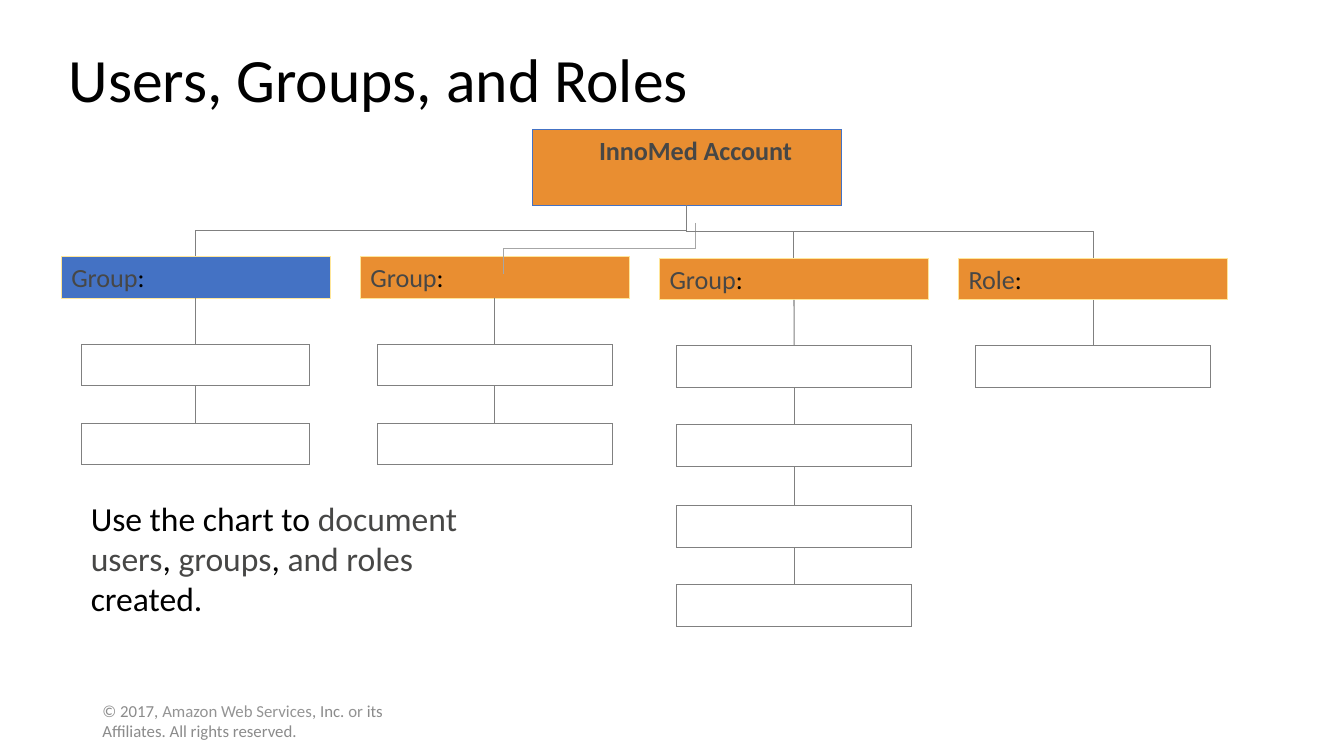
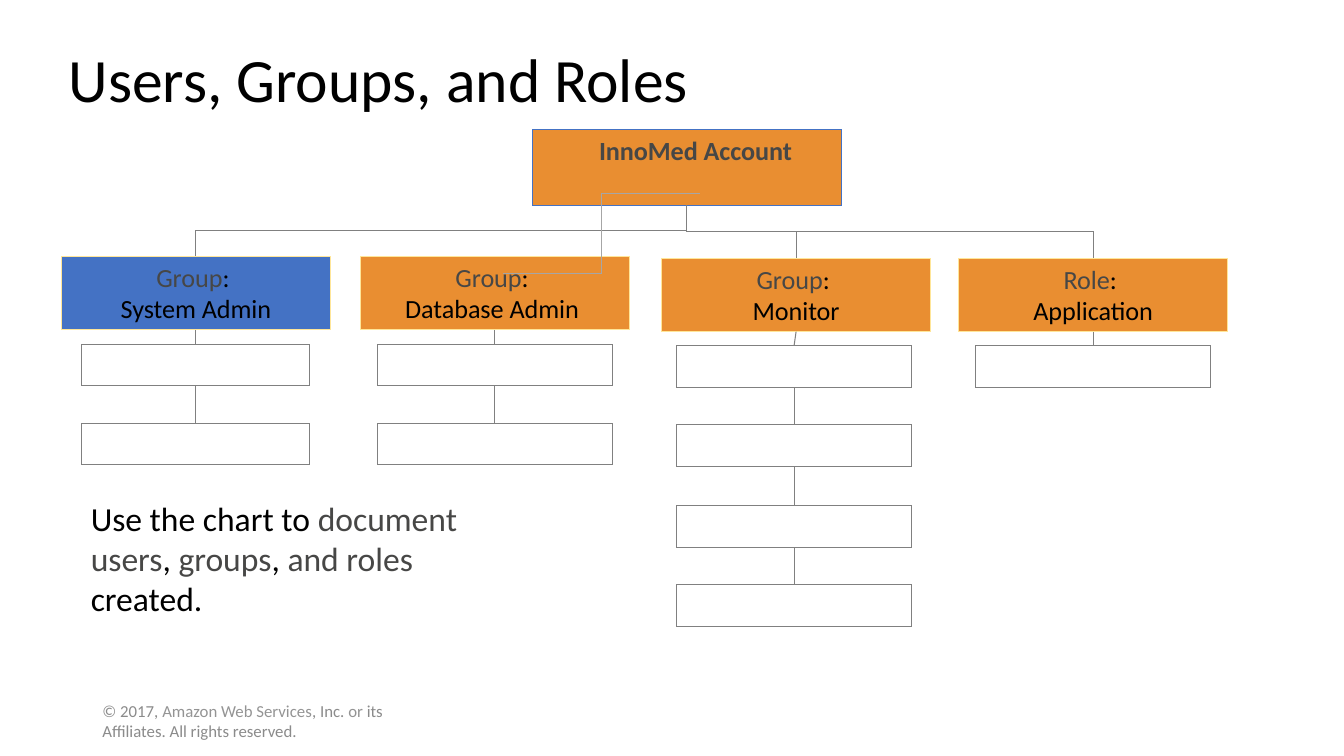
Before and after one commit to WilliamCareySemiColon/college_y3, a slide deck: slide 3 of Cloud_Computing/Labs/Assignment/part 1/solution temp.pptx. Drawn at 1344x756 pixels with LibreOffice and Linux fonts; fonts in the diff are those of the drawing. Boxes give left, top, right and bottom in pixels: in the first picture for what was removed or moved away, otherwise in the second. Text is boxed around its words. In the diff, an @@ line names an element or a change of style, - is before the commit and + after.

```diff
--- a/Cloud_Computing/Labs/Assignment/part 1/solution temp.pptx
+++ b/Cloud_Computing/Labs/Assignment/part 1/solution temp.pptx
@@ elbow line moved from (696, 223) - (503, 274) to (701, 194) - (503, 274) @@
@@ elbow line (687, 206) - (797, 258): route changed @@
@@ rectangle "Group:": place and size @@
-rectangle "Group:" at [62, 256, 331, 298]
+rectangle "Group:" at [62, 256, 331, 330]
@@ rectangle "Group:": place and size @@
-rectangle "Group:" at [361, 256, 630, 298]
+rectangle "Group:" at [361, 256, 630, 330]
@@ rectangle "Group:": place and size @@
-rectangle "Group:" at [659, 258, 929, 300]
+rectangle "Group:" at [661, 258, 931, 332]
@@ rectangle "Role:": place and size @@
-rectangle "Role:" at [959, 258, 1228, 300]
+rectangle "Role:" at [959, 258, 1228, 332]
@@ text in rectangle at [156, 270, 229, 291]: alignment left to centre @@
@@ text in rectangle at [405, 299, 579, 318]: paragraph added @@
+Database Admin
@@ text in rectangle at [455, 270, 528, 291]: alignment left to centre @@
@@ text in rectangle at [757, 272, 830, 293]: alignment left to centre @@
@@ text in rectangle at [1064, 271, 1117, 289]: alignment left to centre @@
@@ text in rectangle at [121, 300, 271, 322]: paragraph added @@
+System Admin
@@ text in rectangle at [753, 302, 840, 320]: paragraph added @@
+Monitor
@@ text in rectangle at [1033, 301, 1152, 325]: paragraph added @@
+Application
@@ line moved from (196, 298) - (196, 344) to (196, 330) - (196, 344) @@
@@ line moved from (495, 298) - (495, 344) to (495, 330) - (495, 344) @@
@@ line moved from (795, 300) - (795, 346) to (797, 332) - (795, 346) @@
@@ line moved from (1093, 300) - (1093, 346) to (1093, 332) - (1093, 346) @@
```
Also in this commit, not shown: 3 other slides changed, 1 slide added, 21 other files.
